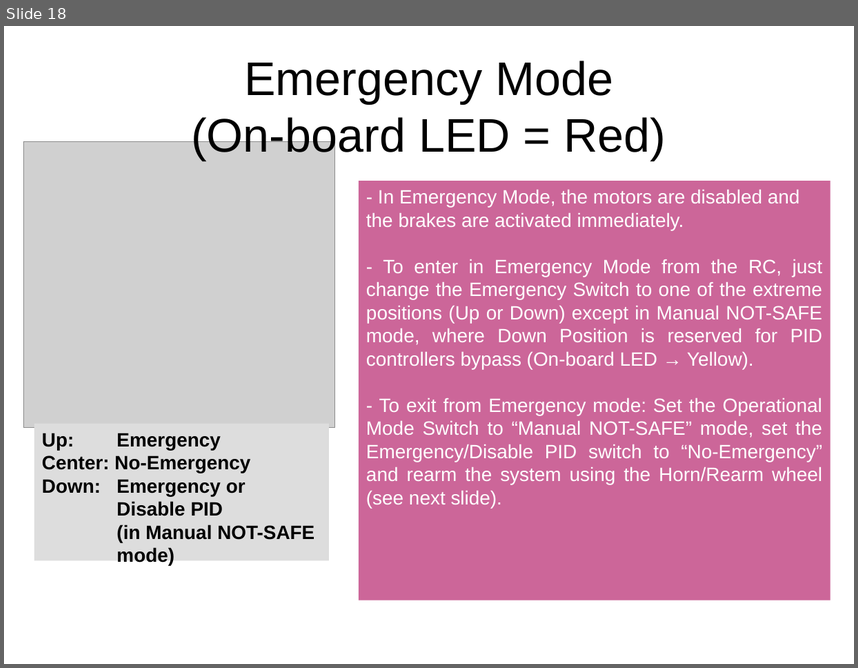
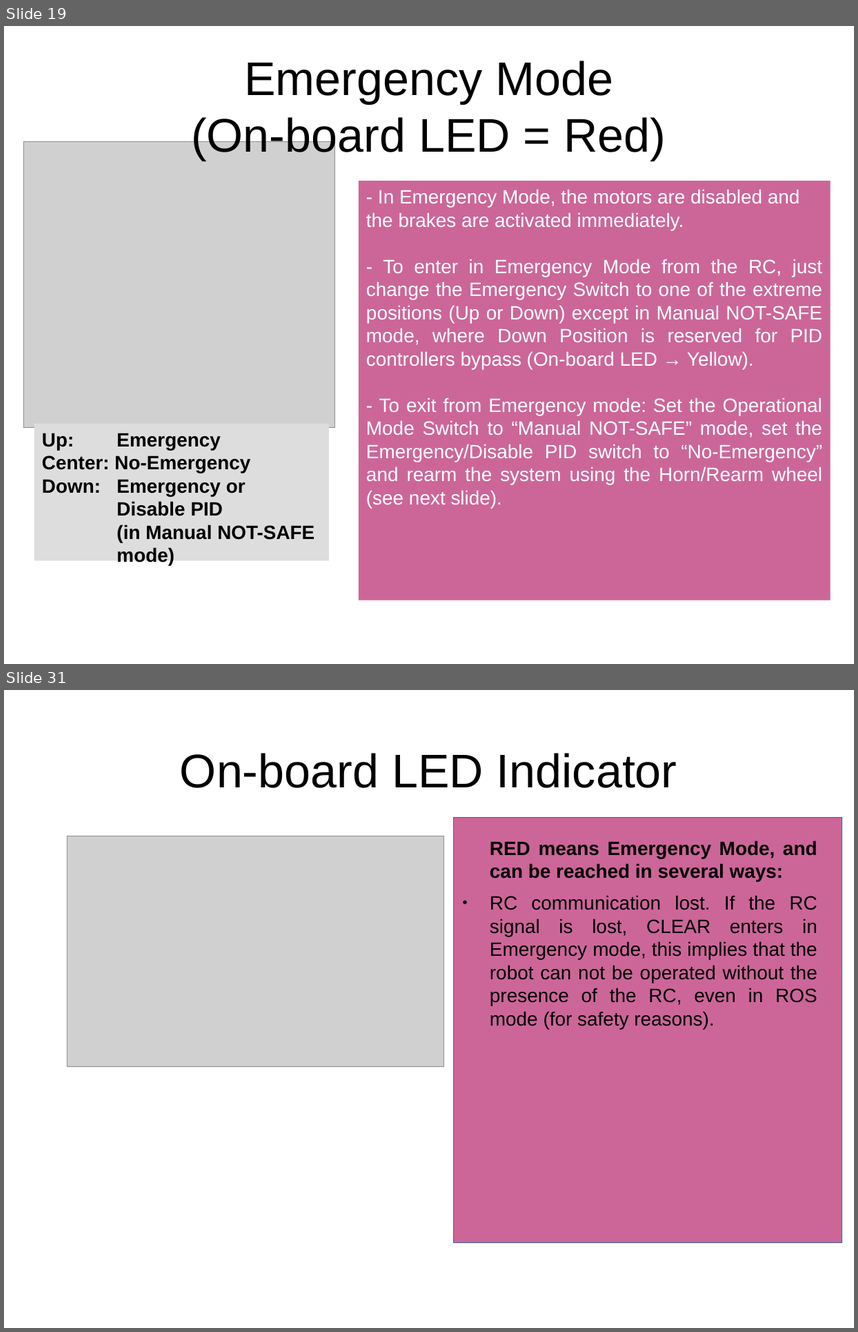
Before and after one commit to AUROVA-LAB/aurova_clear, a slide deck: documentation/clear_user_manual.odp. Shown one above the other, each under a label of ours: slide 18 before the commit, slides 19 and 31 after it; the slides between them are not shown. The pictures are 858x668 and 858x1332 pixels, drawn with LibreOffice and Linux fonts; fonts in the diff are those of the drawing; grey boxes stand for pictures. Boxes give left, top, right and bottom in pixels: in the first picture for what was removed or moved away, otherwise in the second. Text is boxed around its words. In the diff, an @@ line names an element or a change of style, - is before the commit and + after.

```diff
--- a/documentation/clear_user_manual.odp
+++ b/documentation/clear_user_manual.odp
@@ slide 31 added at [4, 690, 854, 1328], background #FFFFFF @@
@@ title added at [180, 753, 677, 788], 44 pt, text #000000 @@
+On-board LED Indicator
@@ rectangle added at [454, 817, 842, 1242], fill #CC6699, outline #3465A4 0 pt @@
@@ picture added at [67, 836, 444, 1067] @@
@@ text added at [490, 840, 818, 1029], 18 pt, text #000000 @@
+RED means Emergency Mode, and can be reached in several ways:
+● RC communication lost. If the RC signal is lost, CLEAR enters in Emergency mode, this implies that the robot can not be operated without the presence of the RC, even in ROS mode (for safety reasons).
@@ what was slide 18 is now slide 19 @@
```
Also in this commit, not shown: 8 slides changed, 28 other slides added, 3 other files.
